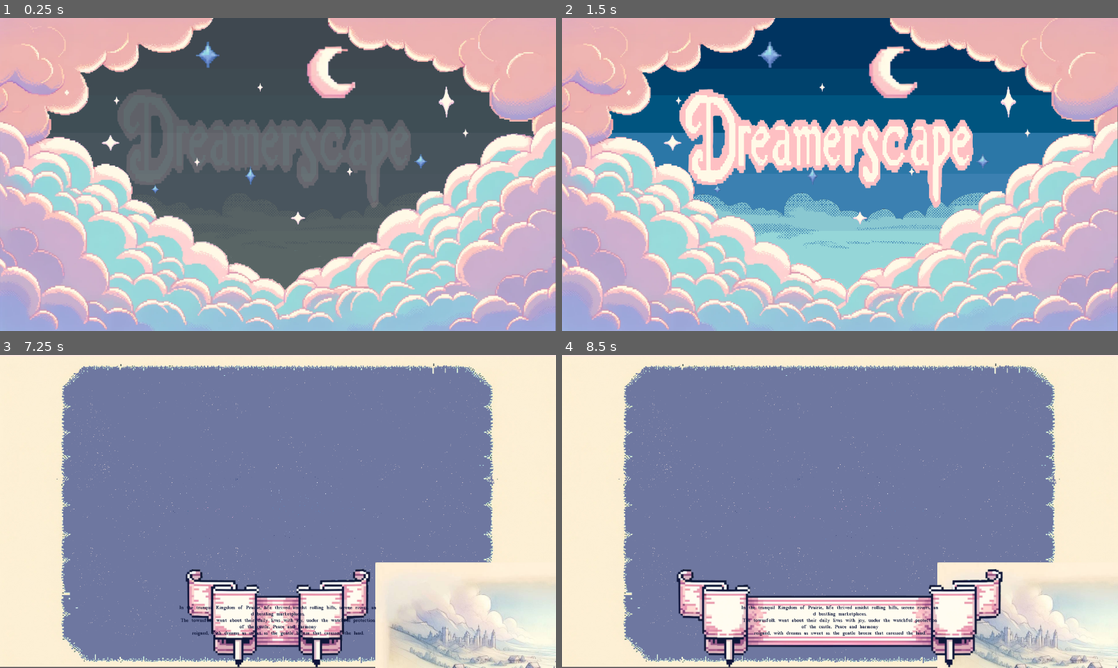
Above: before the commit, frames 1-4 (two rows, left to right).
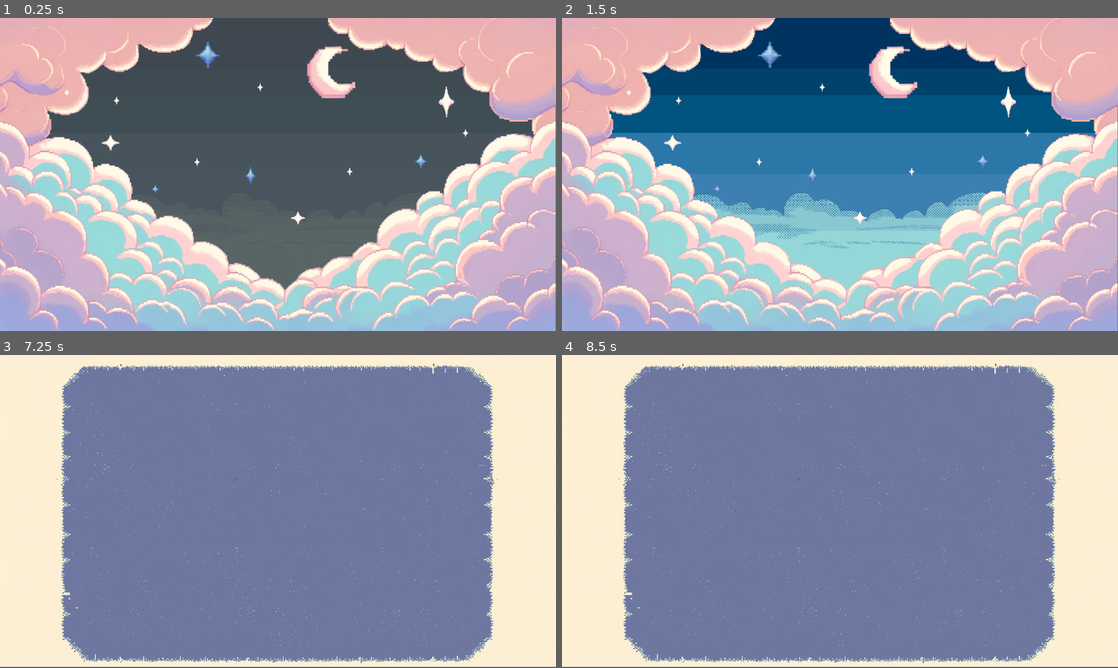
Above: after the commit, the same moments.

Repository: Deo2003/DreamerScape
Game: Godot game, scene res://Scenes/TitleScreen.tscn
The game is run twice, just before and just after one commit, with the same random seed, the same clock (stepped at 60 frames per second) and the same inputs. Sound files missing from this copy of the repository are replaced by a short silence.
Inputs (mouse positions are in pixels of both pictures, inside the frame that each line leads up to):
- Up to frame 1 (0.25 s): no input
- Up to frame 2 (1.5 s): tap Enter (ui_accept) at 0.5, 0.77 s; hold Right (ui_right) from 0.53 s (still down)
- Up to frame 3 (7.25 s): tap Enter (ui_accept) at 1.52, 2, 2.75, 3.02, 5, 5.27, 6.02 s; release Right (ui_right) at 2.03 s; hold Left (ui_left) 2.03-2.78 s; hold Right (ui_right) 2.78-3.5 s; click (278, 545) at 3.5 s; click (278, 545) at 4.25 s; hold Right (ui_right) 5.03-5.78 s; hold Left (ui_left) 5.78-6.53 s; hold Right (ui_right) from 6.53 s (still down)
- Up to frame 4 (8.5 s): release Right (ui_right) at 7.28 s; hold Left (ui_left) from 7.28 s (still down); tap Enter (ui_accept) at 7.52, 8.27 s

The runs differ from the first frame. In frame 1, 8.5% of the frame differs, in the area x 21-74%, y 22-61%; in frame 2, 8.9%; in frame 3, 15%; in frame 4, 16%, in the area x 20-100%, y 66-100%.

Commit message:
update

Diff:
--- a/DreamerScape/Scenes/Slideshow.gd
+++ b/DreamerScape/Scenes/Slideshow.gd
@@ -22,14 +22,15 @@
 var timer: Timer
 
 func _ready() -> void:
+	$ImageSprite.visible = false
+	$SkipButton.visible = false
+	$AnimatedSprite2D.visible = false
 	$AnimationPlayer.connect("animation_finished", Callable(self, "_on_FadeIn_finished"))
 	$AudioStreamPlayer.play()
 	$SkipButton.connect("pressed", Callable(self, "_on_skip_button_pressed"))
 	timer = Timer.new()
 	add_child(timer)
 	timer.connect("timeout", Callable(self, "_on_timer_timeout"))
-	timer.start(slide_duration)
-	show_slide(current_slide)
 
 func show_slide(index: int) -> void:
 	if index >= slides.size():
@@ -57,6 +58,11 @@
 
 func _on_animation_player_animation_finished(anim_name):
 	if anim_name == "FadeIn":
+		timer.start(slide_duration)
+		show_slide(current_slide)
+		$AnimatedSprite2D.visible = true
+		$ImageSprite.visible = true
+		$SkipButton.visible = true
 		# Start the bounce animation
 		$AnimationPlayer.play("Bounce")
 		# Show title and buttons after fade-in animation
--- a/DreamerScape/Scenes/SlideshowScene.tscn
+++ b/DreamerScape/Scenes/SlideshowScene.tscn
@@ -169,6 +169,7 @@
 frame_progress = 1.0
 
 [node name="SkipButton" type="Button" parent="."]
+anchors_preset = -1
 offset_left = 1624.0
 offset_top = 48.0
 offset_right = 1901.0
--- a/DreamerScape/Scenes/TitleScreen.gd
+++ b/DreamerScape/Scenes/TitleScreen.gd
@@ -4,6 +4,7 @@
 
 func _ready() -> void:
 	# Initially hide title and buttons
+	$TitleSprite.visible = false
 	$PlayButton.visible = false
 	$Theme.play()
 
@@ -25,6 +26,7 @@
 		# Show title and buttons after fade-in animation
 		$FadeRect.visible = false
 		$PlayButton.visible = true
+		$TitleSprite.visible = true
 
 func change_scene_with_loading(screen_path: String, next_scene_path: String):
 	var loading_scene = ResourceLoader.load(screen_path)
